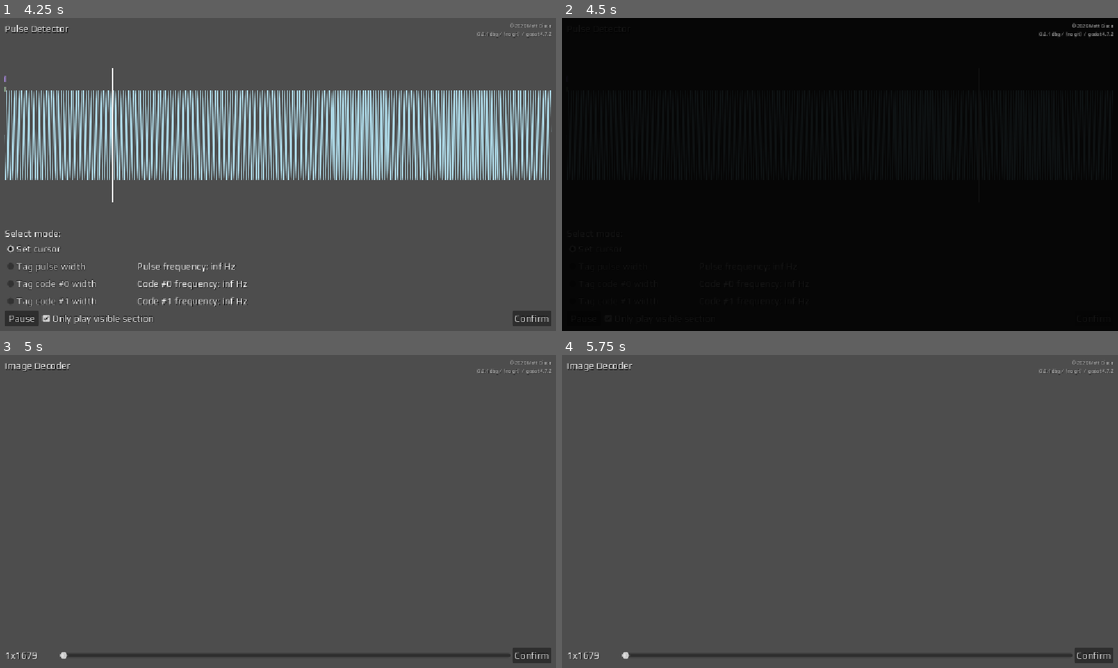
Above: before the commit, frames 1-4 (two rows, left to right).
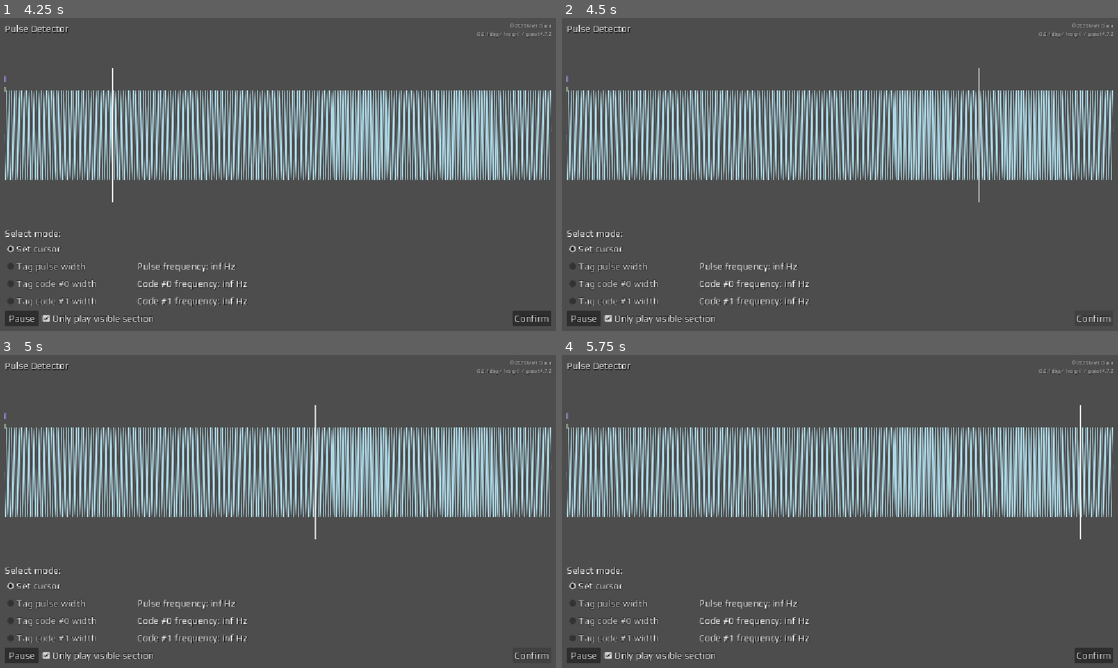
Above: after the commit, the same moments.

Repository: mgiuca/message-game
Game: Godot game, scene res://scenes/main.tscn
Two runs of this game, one before a commit and one after it. Both use one fixed random seed, a clock stepped at 60 frames per second and the inputs below.
Inputs (mouse positions are in pixels of both pictures, inside the frame that each line leads up to):
- Up to frame 1 (4.25 s): click "Start Game" at 0.5 s; click "Confirm" at 1.25 s; click "Play" at 2 s; click "Only play visible section" at 2.75 s; click "Only play visible section" at 3.5 s
- Up to frame 2 (4.5 s): click "Confirm" at 4.25 s
- Up to frame 3 (5 s): no input
- Up to frame 4 (5.75 s): click (612, 586) at 5 s, where only the run after the commit has a clickable "Set cursor"

Frame 1 is identical in both runs. In frame 2, 100% of the frame differs, in the area x 0-100%, y 0-100%; in frame 3, 20%; in frame 4, 20%.

Commit message:
PulseDetector: Verify answer.

Diff:
--- a/scenes/levels/pulse_detector.gd
+++ b/scenes/levels/pulse_detector.gd
@@ -1,4 +1,7 @@
 extends Level
+
+# Percent tolerance for getting the correct answer.
+const VERIFY_TOLERANCE_PCT : float = 1.15
 
 var playing : bool = false:
   set(value):
@@ -86,7 +89,25 @@
   btn_play_stop.text = 'Pause' if playing else 'Play'
 
 func _on_btn_confirm_pressed() -> void:
-  # TODO: Check
+  var pulse_width := pulse_width_range.width
+  var zero_p2p := p2p_zero_range.width
+  var one_p2p := p2p_one_range.width
+
+  const CORRECT_PULSE_WIDTH := PulseGenerator.PULSE_LENGTH
+  const CORRECT_ZERO_P2P := 1 / PulseGenerator.FREQ_ZERO
+  const CORRECT_ONE_P2P := 1 / PulseGenerator.FREQ_ONE
+
+  if pulse_width < CORRECT_PULSE_WIDTH / VERIFY_TOLERANCE_PCT or \
+     pulse_width > CORRECT_PULSE_WIDTH * VERIFY_TOLERANCE_PCT:
+    print('Pulse width seems off...')
+    return
+  if zero_p2p < CORRECT_ZERO_P2P / VERIFY_TOLERANCE_PCT or \
+     zero_p2p > CORRECT_ZERO_P2P * VERIFY_TOLERANCE_PCT or \
+     one_p2p < CORRECT_ONE_P2P / VERIFY_TOLERANCE_PCT or \
+     one_p2p > CORRECT_ONE_P2P * VERIFY_TOLERANCE_PCT:
+    print('One or both of the code frequencies seems off...')
+    return
+
   LevelManager.switch_to_next_level_or_quit()
 
 func play() -> void:
